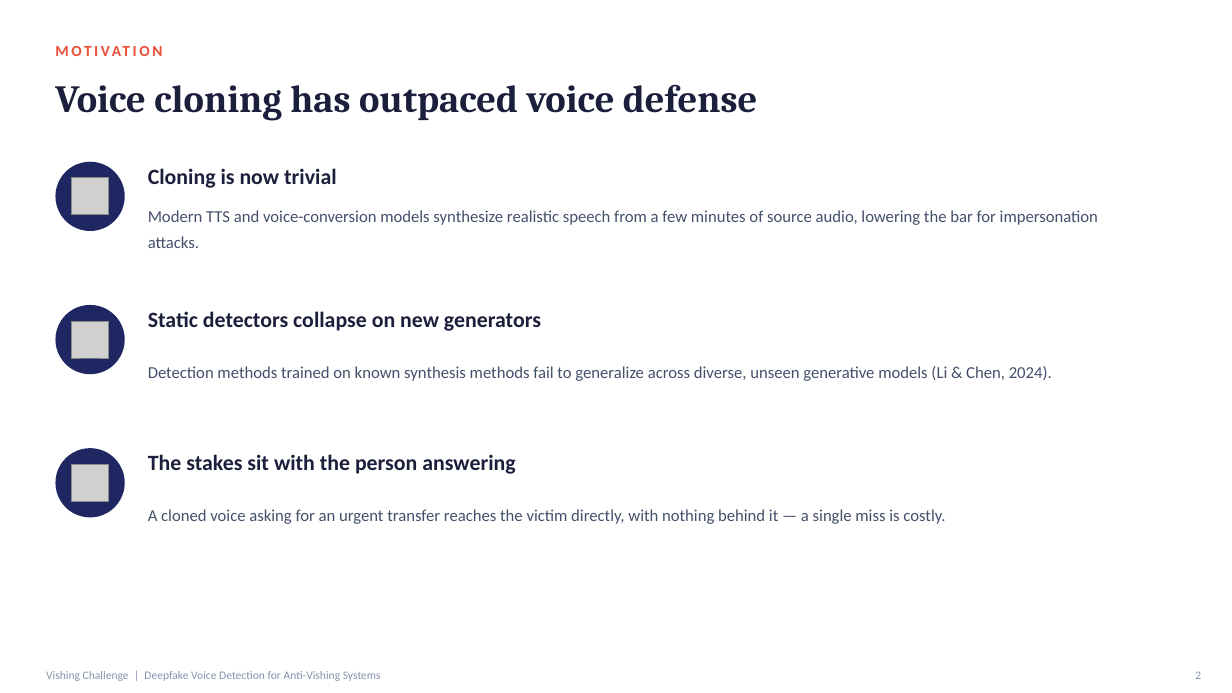
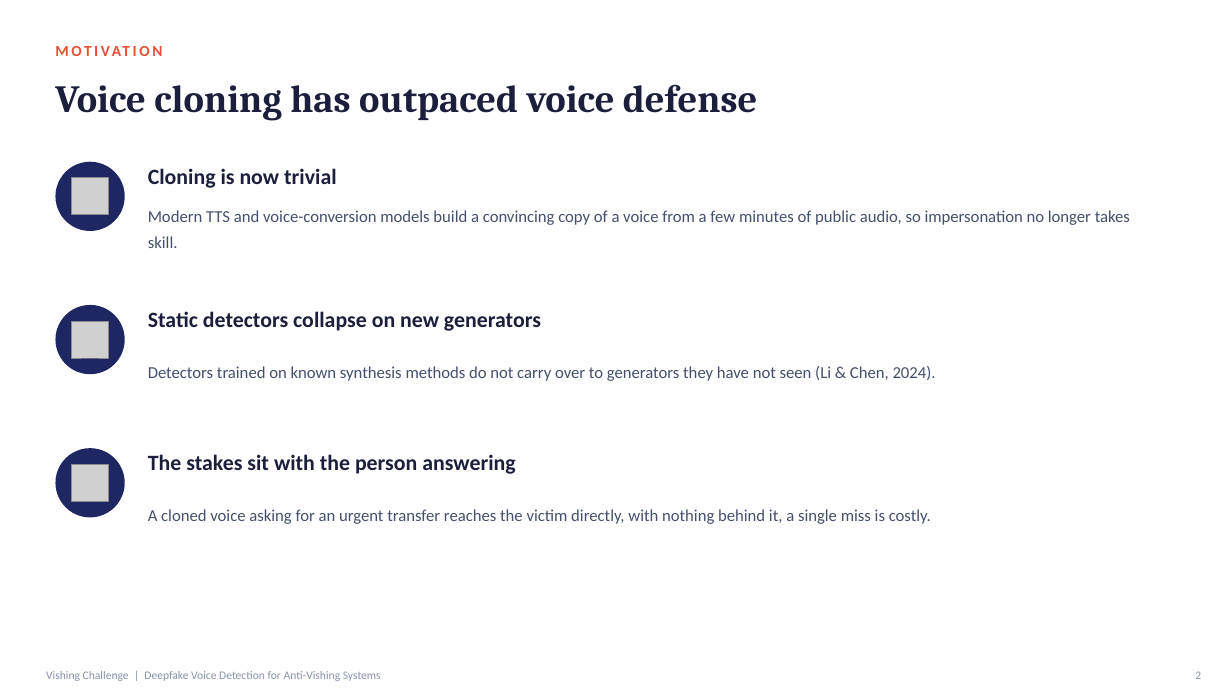
Before and after one commit to mertBiricik/vishing, a slide deck: slide 2 of slides/anti_vishing_proposal.pptx. Drawn at 1232x693 pixels with LibreOffice and Linux fonts; fonts in the diff are those of the drawing; grey boxes stand for pictures. Boxes give left, top, right and bottom in pixels: in the first picture for what was removed or moved away, otherwise in the second. Text is boxed around its words. In the diff, an @@ line names an element or a change of style, - is before the commit and + after.

```diff
--- a/slides/anti_vishing_proposal.pptx
+++ b/slides/anti_vishing_proposal.pptx
@@ text at (x1=148, y1=210, x2=1130, y2=248): text changed @@
-Modern TTS and voice-conversion models synthesize realistic speech from a few minutes of source audio, lowering the bar for impersonation attacks.
+Modern TTS and voice-conversion models build a convincing copy of a voice from a few minutes of public audio, so impersonation no longer takes skill.
@@ text at (x1=148, y1=366, x2=936, y2=381): text changed @@
-Detection methods trained on known synthesis methods fail to generalize across diverse, unseen generative models (Li & Chen, 2024).
+Detectors trained on known synthesis methods do not carry over to generators they have not seen (Li & Chen, 2024).
@@ text at (x1=148, y1=509, x2=931, y2=524): text changed @@
-A cloned voice asking for an urgent transfer reaches the victim directly, with nothing behind it — a single miss is costly.
+A cloned voice asking for an urgent transfer reaches the victim directly, with nothing behind it, a single miss is costly.
```
Also in this commit, not shown: 8 other slides changed, 1 other file.
